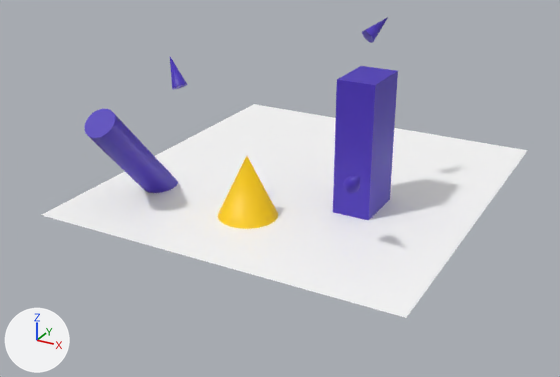
One commit to the FBX model example/simpleScene.fbx: the scene before it, then after it.
Both versions are drawn from a 50 mm camera at (0.308, -0.612, 0.29) aimed at (-0.01, -0.036, 0.002). Arrows for +X, +Y and +Z are at lower left; the lights stay in place. Where no turn or scale is listed for an object, it has been applied to the vertices.

The scene before the commit, as lines of its bpy script (objects in view):
```python
ob_o_box = bpy.data.objects.new('o_box', me_mesh_004)
ob_o_box.location = (0.0726, -0.0363, 0.0562)
ob_o_cone1 = bpy.data.objects.new('o_cone1', me_mesh_006)
ob_o_cone1.location = (-0.005, -0.1008, 0.0273)
ob_o_cylinder = bpy.data.objects.new('o_cylinder', me_mesh_005)
ob_o_cylinder.location = (-0.1089, -0.1034, 0.0237)
ob_o_light1_spotlight = bpy.data.objects.new('o_light1_SpotLight', me_mesh_001)
ob_o_light1_spotlight.location = (0.1006, -0.1192, 0.0634)
ob_o_light1_spotlight.rotation_euler = (0.971, 0.732, -1.679)  # degrees (56, 42, -96)
ob_o_light1_spotlight.scale = (0.01, 0.01, 0.01)
ob_o_light2_spotlight = bpy.data.objects.new('o_light2_SpotLight', me_mesh_002)
ob_o_light2_spotlight.location = (0.0611, 0.0098, 0.1498)
ob_o_light2_spotlight.rotation_euler = (0.587, 0.223, -0.321)  # degrees (34, 13, -18)
ob_o_light2_spotlight.scale = (0.01, 0.01, 0.01)
ob_o_light3_spotlight = bpy.data.objects.new('o_light3_SpotLight', me_mesh_003)
ob_o_light3_spotlight.location = (-0.0619, -0.1167, 0.1248)
ob_o_light3_spotlight.rotation_euler = (1.185, -0.338, 0.511)  # degrees (68, -19, 29)
ob_o_light3_spotlight.scale = (0.01, 0.01, 0.01)
ob_o_plane1 = bpy.data.objects.new('o_plane1', me_mesh)
ob_o_plane1.location = (0.0044, -0.0069, 0.0026)
```
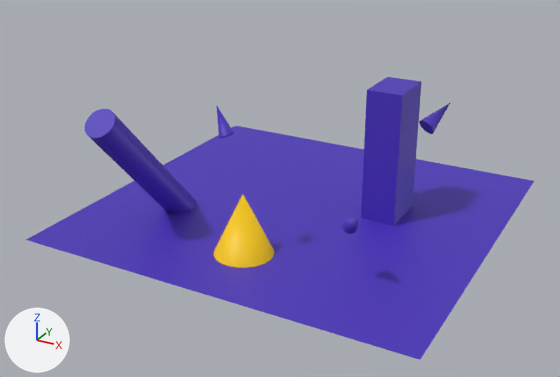
The newer file is also turned or shifted as a whole; pictures and numbers use the older file's frame.

Where the change shows, as pixel boxes (x1, y1, x2, y2) in the pictures (560 x 377 px; the box of a moved part takes in the faces that stretch with it):
'o_pPlane1_ground', added (blue)
    after: (26, 126, 534, 360)
'o_plane1', deleted
    before: (42, 104, 528, 318)
'o_box', moved
    before: (333, 66, 398, 220)
    after: (361, 77, 422, 226)
'o_cone1', moved
    before: (218, 156, 278, 229)
    after: (213, 194, 274, 268)
'o_light2_SpotLight', mesh moved
    before: (362, 17, 388, 43)
    after: (419, 103, 450, 134)
'o_light3_SpotLight', mesh moved
    before: (170, 57, 188, 90)
    after: (217, 106, 234, 139)
'o_light1_SpotLight', mesh moved
    before: (343, 176, 360, 193)
    after: (342, 218, 358, 234)
part 1 of me_mesh_002, moved or reshaped
    before: (362, 17, 388, 43)
    after: (217, 106, 234, 139)
part 2 of me_mesh_001, moved or reshaped
    before: (344, 176, 360, 193)
    after: (419, 103, 450, 134)

Edits to the bpy script that builds the scene:
```text
Change me_mesh_002:
    where me_mesh_002.from_pydata(...)  # 21 vertices, 21 faces; spans x -0.65..0.65, y -1.32..1.32, z -0.65..0.65
    used by ob_o_light2_spotlight; location = (0.0611, 0.0098, 0.1498); rotation_euler = (0.587, 0.223, -0.321), in degrees (34, 13, -18); scale = (0.01, 0.01, 0.01)
    me_mesh_002 part 1: the whole mesh is moved by (2.44, -4.99, 0.27)
Add me_mesh_1:
    me_mesh_1.from_pydata(...)  # a 20-sided cone pointing to +y spanning x 1.66..2.96, y -3.44..-0.8, z -2.1..-0.8
    me_mesh_1.materials.append(mat_lambert1)  # blue #4a31bc
Add me_mesh_006_1:
    me_mesh_006_1.from_pydata([(-0.184, -0.177, 0.0), (0.184, -0.177, 0.0), (-0.184, 0.177, 0.0), (0.184, 0.177, 0.0)], [], [(0, 1, 3, 2)])
    me_mesh_006_1.materials.append(mat_lambert1)  # blue #4a31bc
Change ob_o_light1_spotlight:
    ob_o_light1_spotlight: bpy.data.objects.new('o_light1_SpotLight', me_mesh_001) -> bpy.data.objects.new('o_light1_SpotLight', me_mesh_1)
Change ob_o_cone1:
    ob_o_cone1.location: (-0.005, -0.1008, 0.0273) -> (-0.005, -0.1084, -0.0043)
Change ob_o_box:
    ob_o_box.location: (0.0726, -0.0363, 0.0562) -> (0.0726, 0.0278, 0.031)
Remove ob_o_plane1:
    ob_o_plane1 = bpy.data.objects.new('o_plane1', me_mesh)
    ob_o_plane1.location = (0.0044, -0.0069, 0.0026)
Add ob_o_pplane1_ground:
    ob_o_pplane1_ground = bpy.data.objects.new('o_pPlane1_ground', me_mesh_006_1)
    ob_o_pplane1_ground.location = (-0.0042, -0.0041, -0.0301)
```
